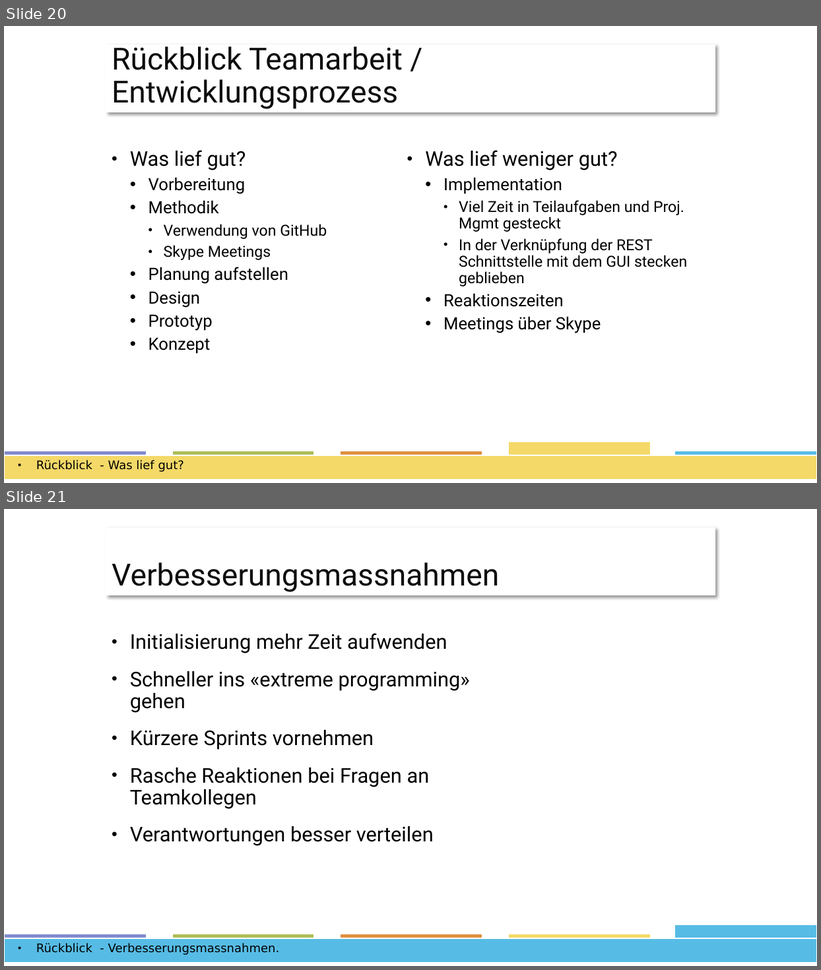
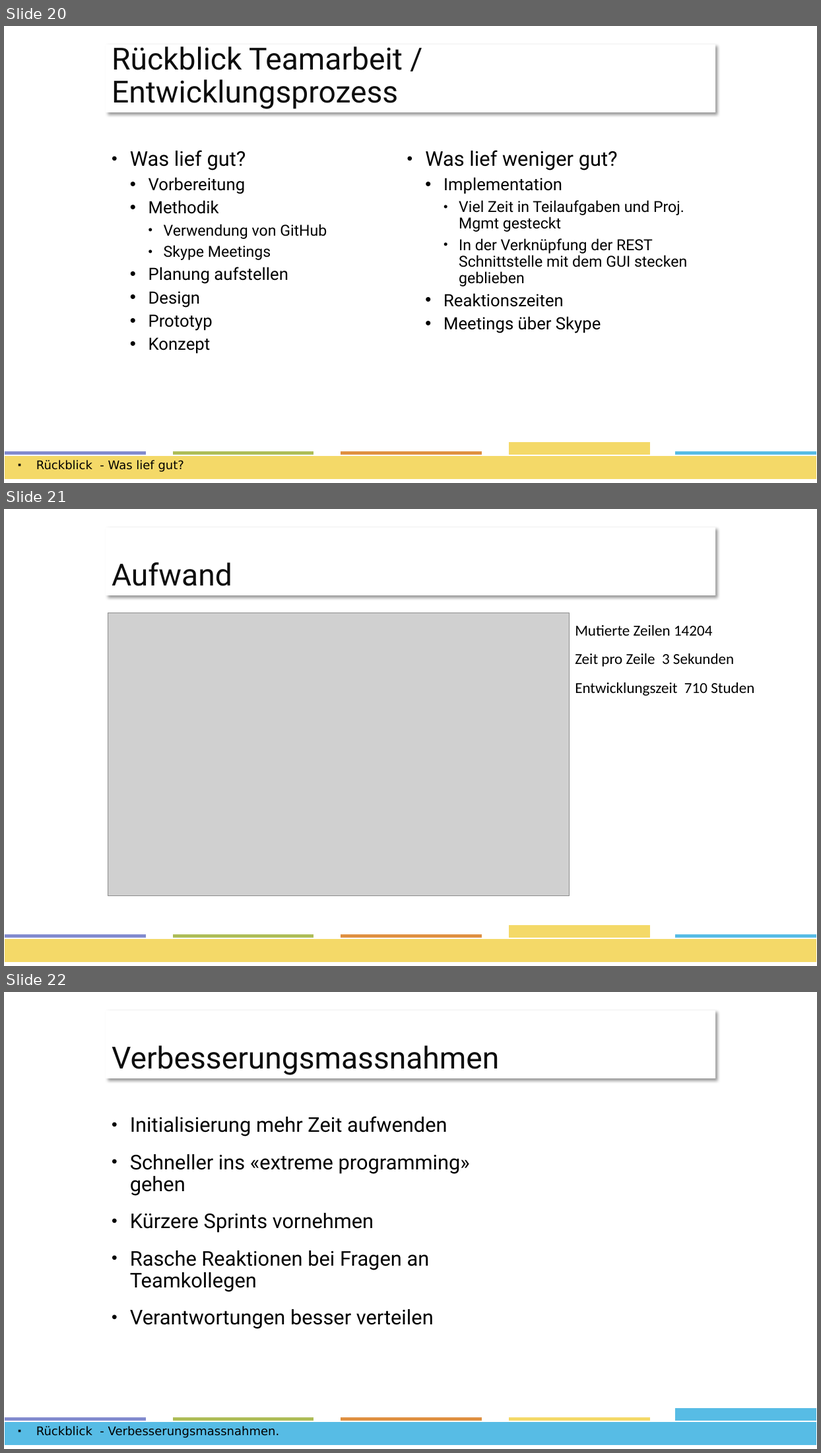
Before and after one commit to ffhsAndroidDenisTobias/androidProject, a slide deck: docs/Präsentation/Project-Presentation.pptx. Shown one above the other, each under a label of ours: slides 20 and 21 before the commit, slides 20, 21 and 22 after it. The pictures are 821x970 and 821x1453 pixels, drawn with LibreOffice and Linux fonts; fonts in the diff are those of the drawing; grey boxes stand for pictures. Boxes give left, top, right and bottom in pixels: in the first picture for what was removed or moved away, otherwise in the second. Text is boxed around its words. In the diff, an @@ line names an element or a change of style, - is before the commit and + after.

```diff
--- a/docs/Präsentation/Project-Presentation.pptx
+++ b/docs/Präsentation/Project-Presentation.pptx
@@ slide 21 added at <box>4,509,817,966</box>, background #FFFFFF; not listed: 6 template elements that a slide beside it also shows @@
@@ title added at <box>105,527,715,595</box>, fill #FFFFFF, 36 pt, text #0D0D0D @@
+Aufwand
@@ picture added at <box>108,613,569,896</box> @@
@@ text added at <box>575,625,712,636</box>, 18 pt, text #000000 @@
+Mutierte Zeilen 14204
@@ text added at <box>575,654,734,667</box>, 18 pt, text #000000 @@
+Zeit pro Zeile 3 Sekunden
@@ text added at <box>575,683,754,696</box>, 18 pt, text #000000 @@
+Entwicklungszeit 710 Studen
@@ what was slide 21 is now slide 22 @@
```
Also in this commit, not shown: 4 other files.
